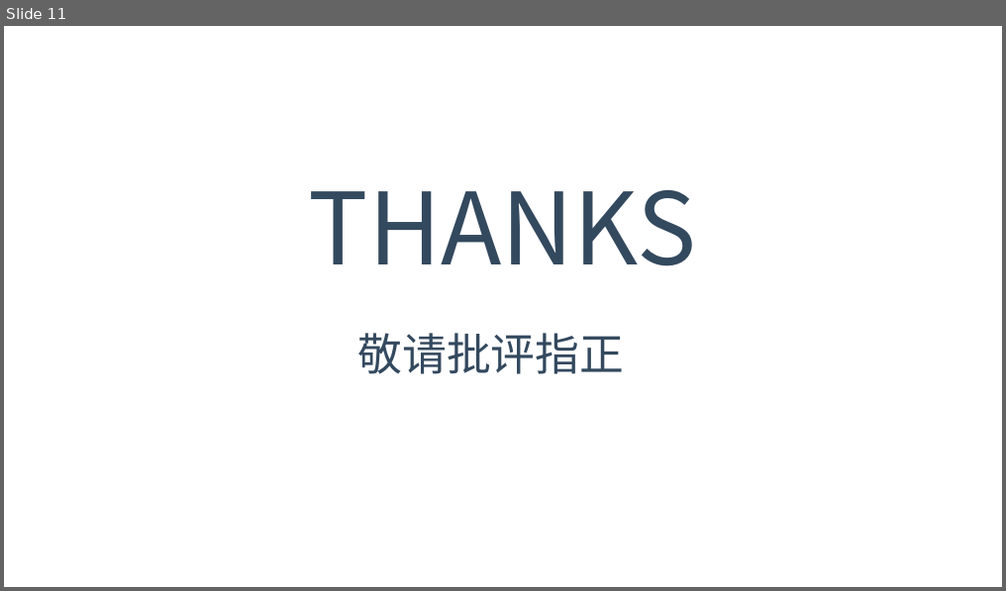
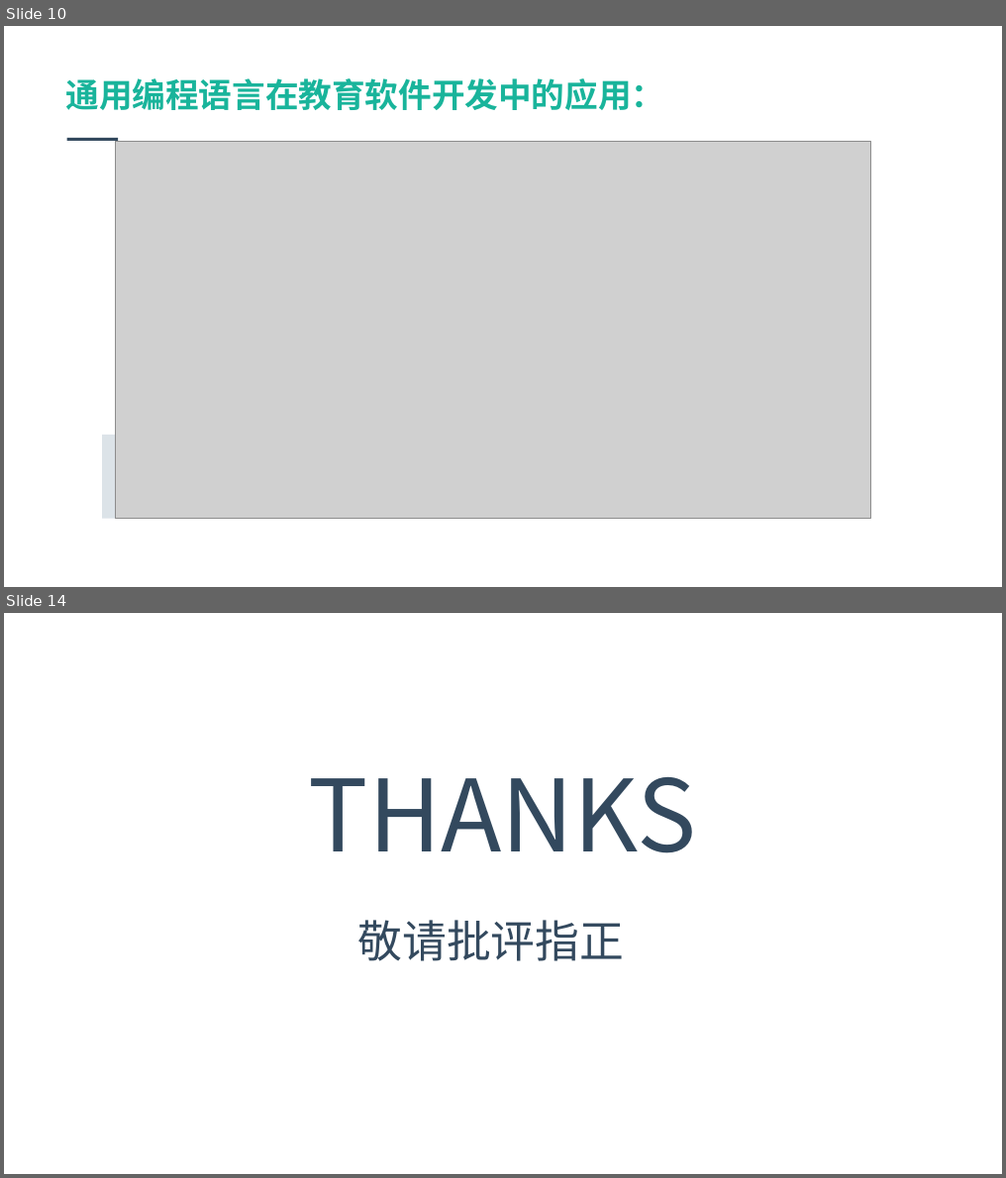
Before and after one commit to jbhuang99/WebEdu_LocalVersion_YuQin_DotNetCore2.1, a slide deck: wwwroot/FourPlatformLevelsofUniversalProgrammingLanguage.pptx. Shown one above the other, each under a label of ours: slide 11 before the commit, slides 10 and 14 after it; the slides between them are not shown. The pictures are 1006x591 and 1006x1178 pixels, drawn with LibreOffice and Linux fonts; fonts in the diff are those of the drawing; grey boxes stand for pictures; background and template pictures are left out. Boxes give left, top, right and bottom in pixels: in the first picture for what was removed or moved away, otherwise in the second. Text is boxed around its words. In the diff, an @@ line names an element or a change of style, - is before the commit and + after.

```diff
--- a/wwwroot/FourPlatformLevelsofUniversalProgrammingLanguage.pptx
+++ b/wwwroot/FourPlatformLevelsofUniversalProgrammingLanguage.pptx
@@ slide 10 added at (x1=4, y1=26, x2=1002, y2=587), background picture (left out) @@
@@ text added at (x1=66, y1=78, x2=665, y2=110), 24 pt, text #19B49B, bold @@
+通用编程语言在教育软件开发中的应用：
@@ rectangle added at (x1=67, y1=138, x2=118, y2=141), fill #33495E @@
@@ picture added at (x1=115, y1=141, x2=870, y2=518) @@
@@ rectangle added at (x1=102, y1=435, x2=198, y2=519), fill #DCE3E8 @@
@@ what was slide 11 is now slide 14 @@
```
Also in this commit, not shown: 4 slides changed, 3 other slides added, 1 slide removed.
